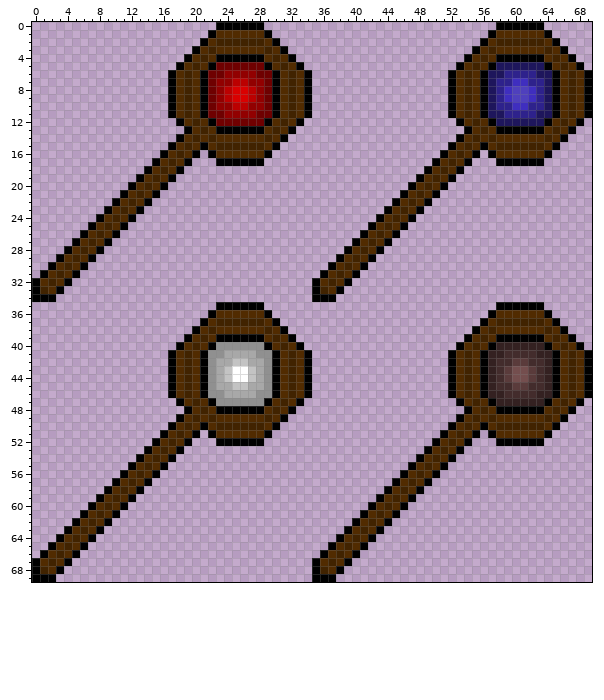
Sprite sheet: attack/mage 1.png. The picture above is the old version.
The file is 70x70 pixels.
After:
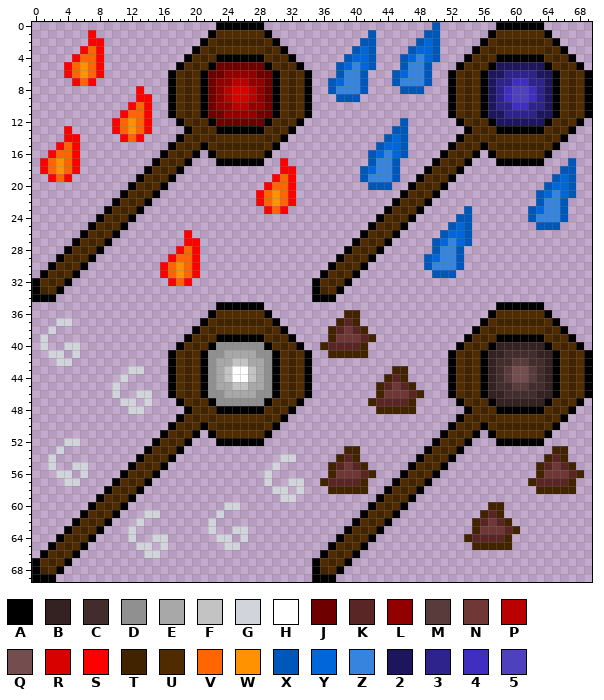
Palette (. is transparent): A #000000  B #342121  C #432c2c  D #909090  E #a8a8a8  F #c3c3c3  G #d2d4db  H #ffffff  J #6f0000  K #5a2525  L #920000  M #5a3b3b  N #703737  P #bb0000  Q #744e4e  R #d90000  S #ff0000  T #412300  U #512b00  V #ff6500  W #ff9200  X #0057ba  Y #0066d9  Z #3684dd  2 #1e165c  3 #2e228c  4 #3f2ebf  5 #4f40bd
Diff:
Changed rows in their new state; - is an unchanged pixel.
first column x 1:
 0 -------------------------------------------------X-----------------
 1 ------S----------------------------------X------XX-----------------
 2 ------SS--------------------------------XX-----XYX-----------------
 3 -----SVS-------------------------------XYX----XYYX-----------------
 4 ----SVVS------------------------------XYYX---XYZYX-----------------
 5 ---SVWVS-----------------------------XYZYX---XZZX------------------
 6 ---SVWVS-----------------------------XZZX---XYZZX------------------
 7 ----SVS-----------------------------XYZZX---XZZZX------------------
 8 ------------S-----------------------XZZZX----XXX-------------------
 9 ------------SS-----------------------XXX---------------------------
10 -----------SVS-----------------------------------------------------
11 ----------SVVS-----------------------------------------------------
12 ---------SVWVS-------------------------------X---------------------
13 ---S-----SVWVS------------------------------XX---------------------
14 ---SS-----SVS------------------------------XYX---------------------
15 --SVS-------------------------------------XYYX---------------------
16 -SVVS------------------------------------XYZYX---------------------
17 SVWVS-------------------------S----------XZZX---------------------X
18 SVWVS-------------------------SS--------XYZZX--------------------XX
19 -SVS-------------------------SVS--------XZZZX-------------------XYX
20 ----------------------------SVVS---------XXX-------------------XYYX
21 ---------------------------SVWVS------------------------------XYZYX
22 ---------------------------SVWVS------------------------------XZZX-
23 ----------------------------SVS----------------------X-------XYZZX-
24 ----------------------------------------------------XX-------XZZZX-
25 ---------------------------------------------------XYX--------XXX--
26 ------------------S-------------------------------XYYX-------------
27 ------------------SS-----------------------------XYZYX-------------
28 -----------------SVS-----------------------------XZZX--------------
29 ----------------SVVS----------------------------XYZZX--------------
30 ---------------SVWVS----------------------------XZZZX--------------
31 ---------------SVWVS-----------------------------XXX---------------
32 ----------------SVS------------------------------------------------
first column x 1:
36 --------------------------------------TT--------
37 --GG---------------------------------TKT--------
38 -G----------------------------------TKNKT-------
39 G-----------------------------------TNNNKT------
40 G--GG------------------------------TKKKKT-------
41 -GG-G-------------------------------TTTTT-------
42 --GG--------------------------------------------
43 -----------GG-------------------------------TT--
44 ----------G--------------------------------TKT--
45 ---------G--------------------------------TKNKT-
46 ---------G--GG----------------------------TNNNKT
47 ----------GG-G---------------------------TKKKKT-
48 -----------GG-----------------------------TTTTT-
first column x 2:
52 --GG---------------------------------------------------------------
53 -G-----------------------------------TT------------------------TT--
54 G----------------------------GG-----TKT-----------------------TKT--
55 G--GG-----------------------G------TKNKT---------------------TKNKT-
56 -GG-G----------------------G-------TNNNKT--------------------TNNNKT
57 --GG-----------------------G--GG--TKKKKT--------------------TKKKKT-
58 ----------------------------GG-G---TTTTT---------------------TTTTT-
59 -----------------------------GG------------------------------------
60 ----------------------GG-------------------------------TT----------
61 ------------GG-------G--------------------------------TKT----------
62 -----------G--------G--------------------------------TKNKT---------
63 ----------G---------G--GG----------------------------TNNNKT--------
64 ----------G--GG------GG-G---------------------------TKKKKT---------
65 -----------GG-G-------GG-----------------------------TTTTT---------
66 ------------GG-----------------------------------------------------
